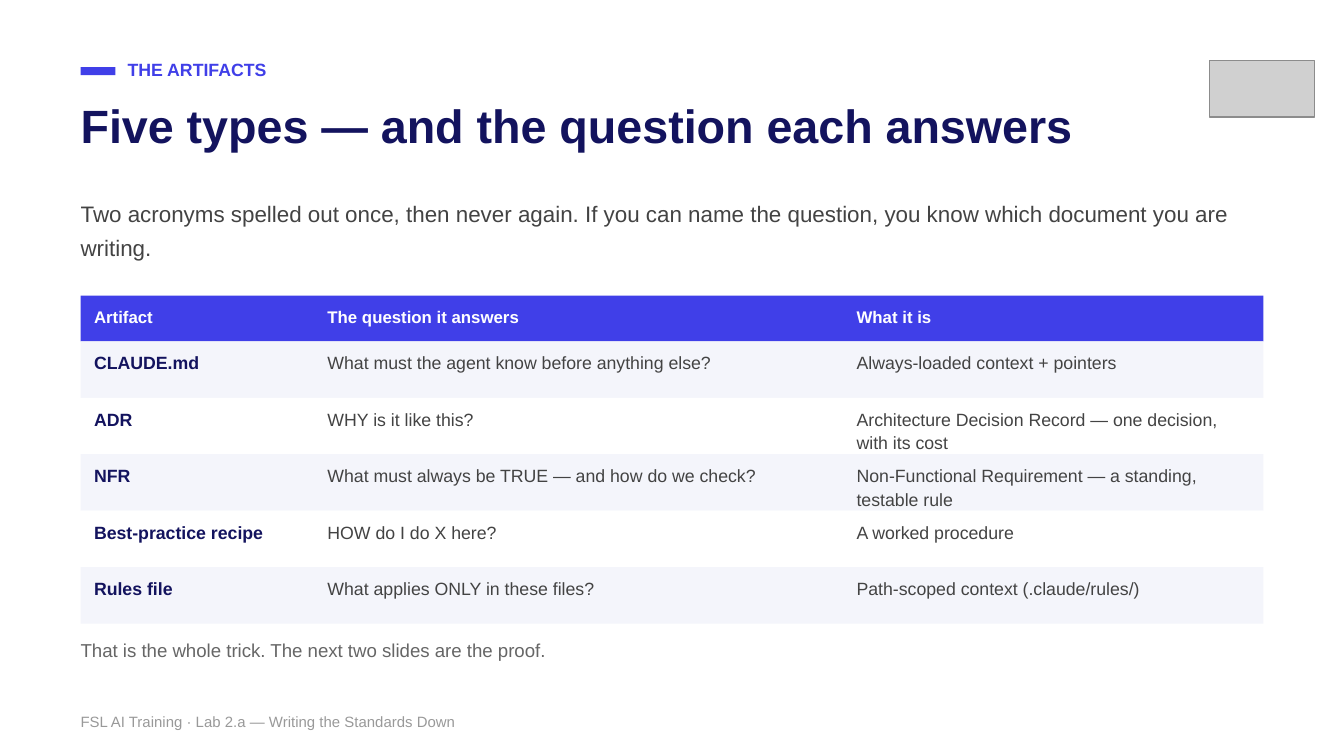
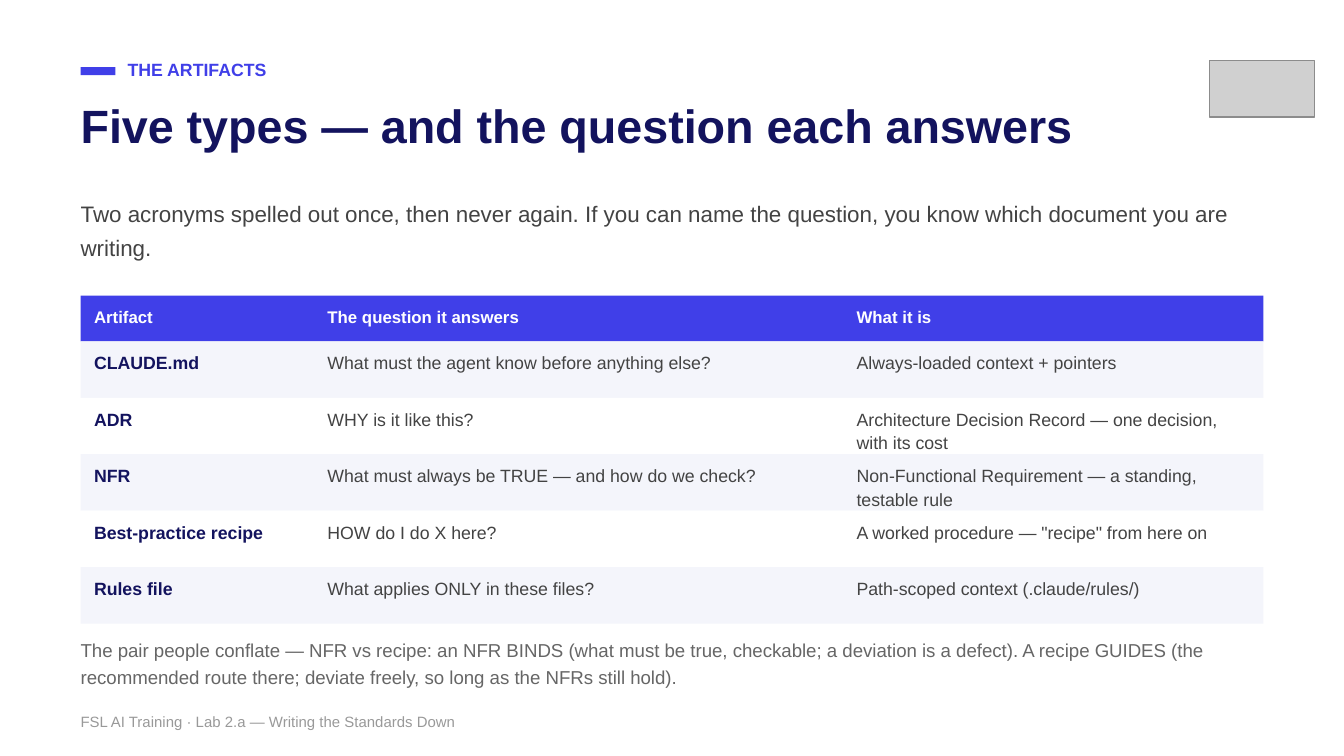
Before and after one commit to mike-tajmajer-fullstacklabs/fsl-taskboard-lab, a slide deck: slide 5 of docs/instructor/lab-2a-writing-the-standards-down.pptx (slide 6 before the commit). Drawn at 1344x756 pixels with LibreOffice and Linux fonts; fonts in the diff are those of the drawing; grey boxes stand for pictures. Boxes give left, top, right and bottom in pixels: in the first picture for what was removed or moved away, otherwise in the second. Text is boxed around its words. In the diff, an @@ line names an element or a change of style, - is before the commit and + after.

```diff
--- a/docs/instructor/lab-2a-writing-the-standards-down.pptx
+++ b/docs/instructor/lab-2a-writing-the-standards-down.pptx
@@ text at <box>857,526,1208,543</box>: text changed @@
-A worked procedure
+A worked procedure — "recipe" from here on
@@ text at <box>81,643,1203,688</box>: text changed @@
-That is the whole trick. The next two slides are the proof.
+The pair people conflate — NFR vs recipe: an NFR BINDS (what must be true, checkable; a deviation is a defect). A recipe GUIDES (the recommended route there; deviate freely, so long as the NFRs still hold).
```
Also in this commit, not shown: 6 other slides changed, 1 slide added, 2 slides removed, 7 other files.
